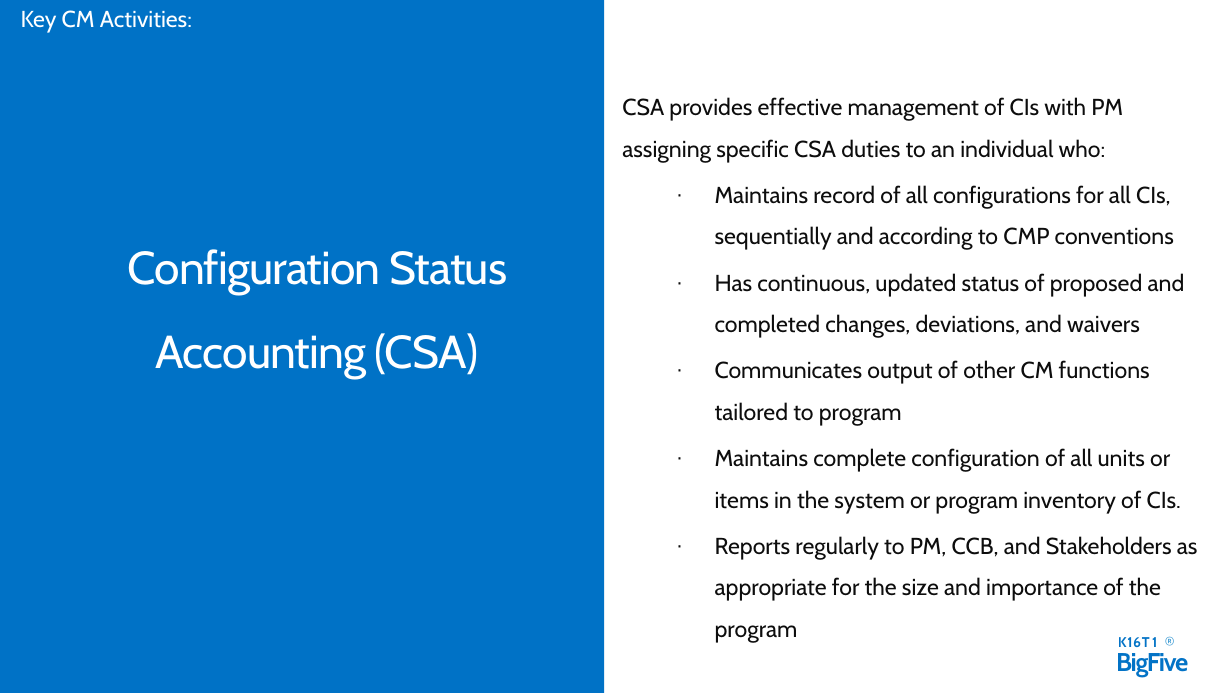
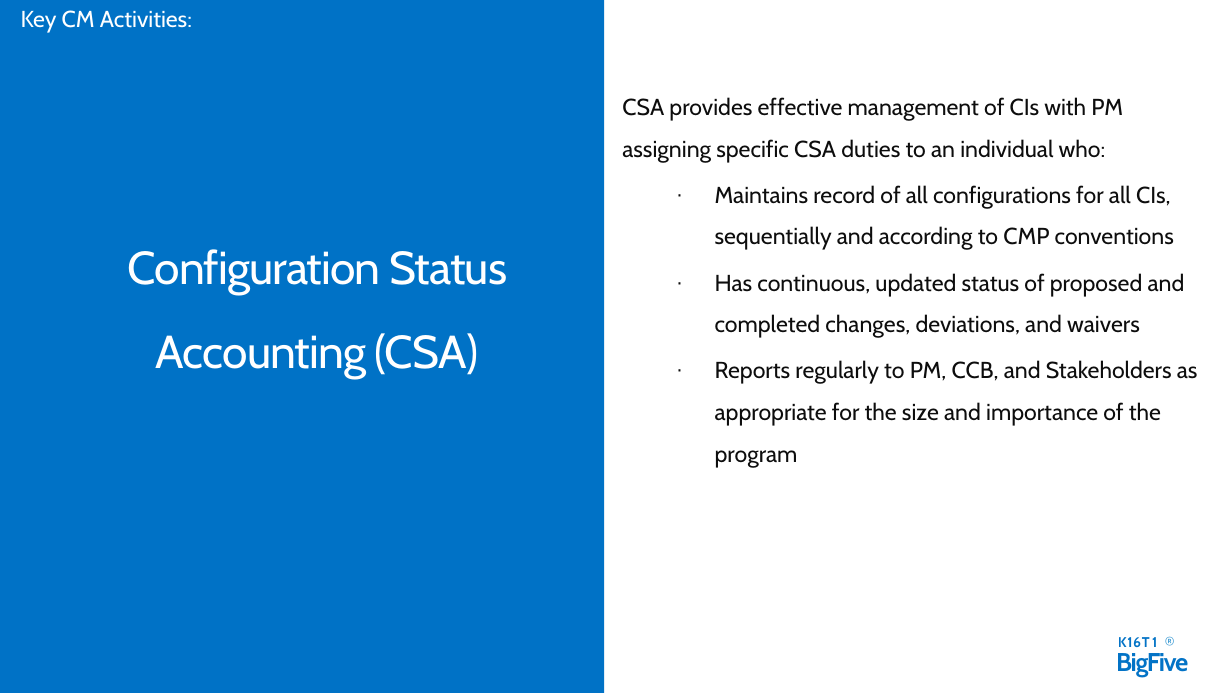
Before and after one commit to daotk/cdkpt, a slide deck: slide 20 of SPQM/Team Assignment/Final/CM_Final_0501.pptx (slide 21 before the commit). Drawn at 1232x693 pixels with LibreOffice and Linux fonts; fonts in the diff are those of the drawing. Boxes give left, top, right and bottom in pixels: in the first picture for what was removed or moved away, otherwise in the second. Text is boxed around its words. In the diff, an @@ line names an element or a change of style, - is before the commit and + after.

```diff
--- a/SPQM/Team Assignment/Final/CM_Final_0501.pptx
+++ b/SPQM/Team Assignment/Final/CM_Final_0501.pptx
@@ text at box(715, 360, 1181, 514): paragraphs removed @@
-  · Communicates output of other CM functions tailored to program
-  · Maintains complete configuration of all units or items in the system or program inventory of CIs.
```
Also in this commit, not shown: 1 other slide changed, 1 slide removed.
